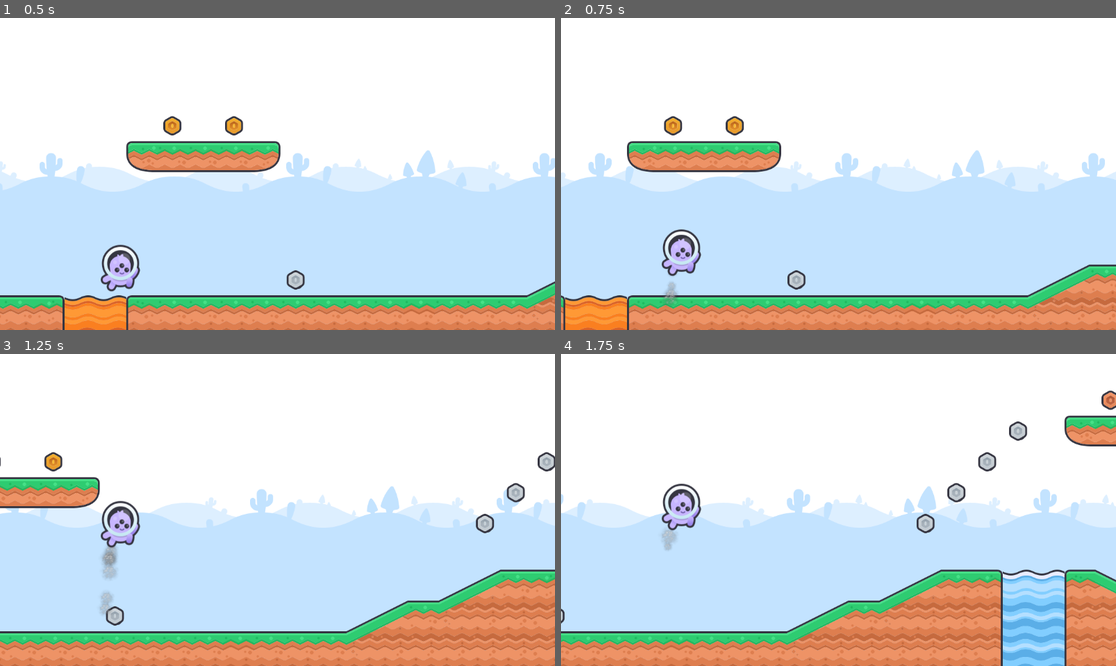
Above: before the commit, frames 1-4 (two rows, left to right).
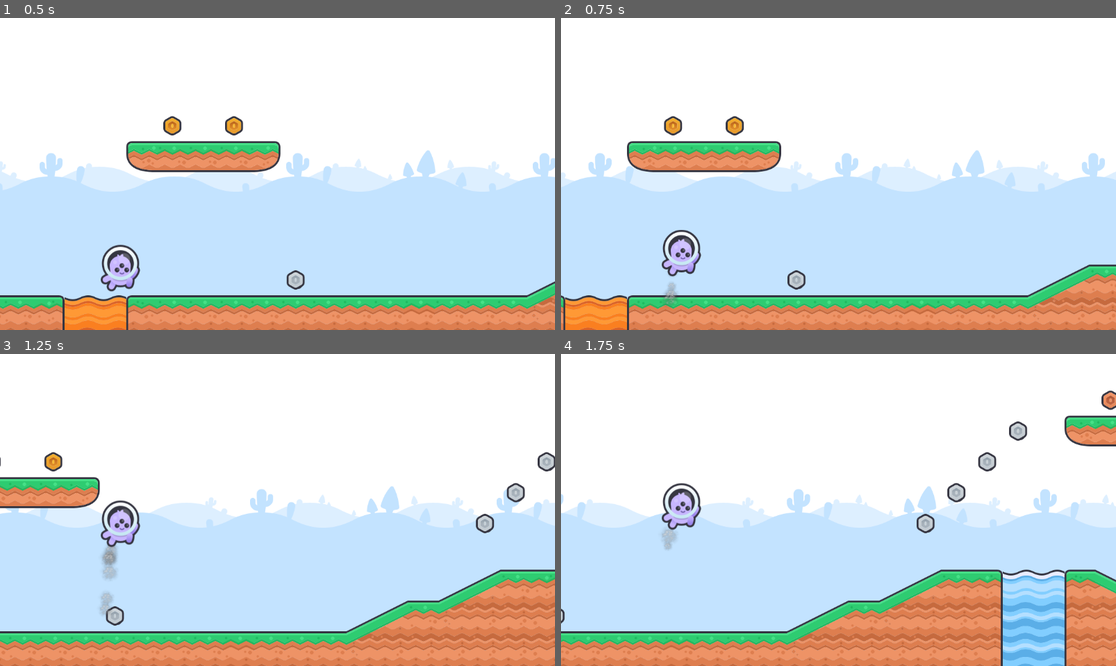
Above: after the commit, the same moments.

Repository: smarthall/20games
Game: Godot game, scene res://infinite_level.tscn
The game is run twice, just before and just after one commit, with the same random seed, the same clock (stepped at 60 frames per second) and the same inputs.
Inputs:
- Up to frame 1 (0.5 s): no input
- Up to frame 2 (0.75 s): hold Space (jetpack) from 0.53 s (still down)
- Up to frame 3 (1.25 s): keep holding Space (jetpack)
- Up to frame 4 (1.75 s): release Space (jetpack) at 1.28 s; tap Space (jetpack) at 1.35 s

Frame 1 is identical in both runs. In frame 2, 0.2% of the frame differs, in the area x 18-26%, y 67-92%; in frame 3, 0.2%, in the area x 18-26%, y 46-68%; in frame 4, 0.2%.

Commit message:
Hazard collision plumbed in, starting on Pickups

Diff:
--- a/jetpack-joyride/infinite_level.gd
+++ b/jetpack-joyride/infinite_level.gd
@@ -33,3 +33,6 @@
 
 func _on_background_tilemap_recycle(tilemap: TileMapLayer) -> void:
 	randomize_background_timemap(tilemap)
+
+func _on_player_hazard_collision() -> void:
+	pass # Replace with function body.
--- a/jetpack-joyride/infinite_level.tscn
+++ b/jetpack-joyride/infinite_level.tscn
@@ -44,15 +44,15 @@
 size = Vector2(1088, 0)
 metadata/_custom_type_script = "uid://cmn87ckekdjtf"
 
-[node name="Terrain" type="TileMapLayer" parent="LevelScroller/ScrollNodeA"]
+[node name="Terrain" type="TileMapLayer" parent="LevelScroller/ScrollNodeA" groups=["Terrain"]]
 tile_map_data = PackedByteArray("AAAAAAkAJQAAAAEAAAABAAkAJQAAAAEAAAACAAkAJQAAAAEAAAADAAkAJQAAAAEAAAAEAAkAJQAAAAEAAAAFAA …(512 unchanged characters)…
 tile_set = ExtResource("4_148f4")
 
-[node name="Hazards" type="TileMapLayer" parent="LevelScroller/ScrollNodeA"]
+[node name="Hazards" type="TileMapLayer" parent="LevelScroller/ScrollNodeA" groups=["Hazards"]]
 tile_map_data = PackedByteArray("AAAGAAkAAQAFAAAAAAAHAAkAAQAFAAAAAAAGAAoAAQAEAAAAAAAHAAoAAQAEAAAAAAA=")
 tile_set = ExtResource("7_r11wh")
 
-[node name="Pickups" type="TileMapLayer" parent="LevelScroller/ScrollNodeA"]
+[node name="Pickups" type="TileMapLayer" parent="LevelScroller/ScrollNodeA" groups=["Pickups"]]
 tile_map_data = PackedByteArray("AAAJAAMAAAABAAAAAAALAAMAAAABAAAAAAANAAgAAAACAAAAAAA=")
 tile_set = ExtResource("8_vkx08")
 
@@ -61,15 +61,15 @@
 size = Vector2(1088, 0)
 metadata/_custom_type_script = "uid://cmn87ckekdjtf"
 
-[node name="Terrain" type="TileMapLayer" parent="LevelScroller/ScrollNodeB"]
+[node name="Terrain" type="TileMapLayer" parent="LevelScroller/ScrollNodeB" groups=["Terrain"]]
 tile_map_data = PackedByteArray("AAAAAAkAJQAAAAEAAAABAAkAJQAAAAEAAAACAAkAJQAAAAEAAAADAAkAJQAAAAEAAAAEAAkAJQAFAAEAABAFAA …(800 unchanged characters)…
 tile_set = ExtResource("4_148f4")
 
-[node name="Hazards" type="TileMapLayer" parent="LevelScroller/ScrollNodeB"]
+[node name="Hazards" type="TileMapLayer" parent="LevelScroller/ScrollNodeB" groups=["Hazards"]]
 tile_map_data = PackedByteArray("AAALAAcAAQACAAIAAAAMAAcAAQACAAIAAAALAAgAAQABAAIAAAALAAkAAQABAAIAAAALAAoAAQABAAIAAAAMAAoAAQABAAIAAAAMAAkAAQABAAIAAAAMAAgAAQABAAIAAAA=")
 tile_set = ExtResource("7_r11wh")
 
-[node name="Pickups" type="TileMapLayer" parent="LevelScroller/ScrollNodeB"]
+[node name="Pickups" type="TileMapLayer" parent="LevelScroller/ScrollNodeB" groups=["Pickups"]]
 tile_map_data = PackedByteArray("AAAOAAEAAAAAAAAAAAALAAIAAAACAAAAAAAKAAMAAAACAAAAAAAJAAQAAAACAAAAAAAIAAUAAAACAAAAAAA=")
 tile_set = ExtResource("8_vkx08")
 
@@ -89,3 +89,4 @@
 shape = SubResource("RectangleShape2D_fqwvg")
 
 [connection signal="tilemap_recycle" from="Background" to="." method="_on_background_tilemap_recycle"]
+[connection signal="hazard_collision" from="Player" to="." method="_on_player_hazard_collision"]
--- a/jetpack-joyride/player.gd
+++ b/jetpack-joyride/player.gd
@@ -1,5 +1,7 @@
 extends CharacterBody2D
 class_name Player
+
+signal hazard_collision
 
 @onready var exhaust: CPUParticles2D = $Exhaust
 @onready var sprite: AnimatedSprite2D = $Sprite
@@ -29,6 +31,7 @@
 
 	velocity.y = clamp(velocity.y, -TERMINAL_VELOCITY, TERMINAL_VELOCITY)
 
+	# Bounce back to X = 250
 	var x_distance_offset = position.x - X_LOCATION
 	if abs(x_distance_offset) > X_LOCATION_DEAD_ZONE:
 		if x_distance_offset > 0:
@@ -39,3 +42,19 @@
 		velocity.x = 0
 
 	move_and_slide()
+
+	for i in get_slide_collision_count():
+		var collision = get_slide_collision(i)
+		var collider = collision.get_collider()
+
+		if collider.is_in_group("Hazards"):
+			handle_hazard_collision(collision)
+
+func handle_hazard_collision(_collision: KinematicCollision2D) -> void:
+	hazard_collision.emit()
+
+func handle_pickup_collision(collision: KinematicCollision2D) -> void:
+	print("Player collided with pickup: ", collision.get_collider().name)
+
+func _on_collector_body_entered(body: Node2D) -> void:
+	print("Player entered collector: ", body.name)
--- a/jetpack-joyride/player.tscn
+++ b/jetpack-joyride/player.tscn
@@ -29,8 +29,12 @@
 }]
 
 [sub_resource type="CapsuleShape2D" id="CapsuleShape2D_fqwvg"]
-radius = 31.79
-height = 96.98
+radius = 32.0
+height = 95.0
+
+[sub_resource type="CapsuleShape2D" id="CapsuleShape2D_sweqy"]
+radius = 32.0
+height = 95.0
 
 [node name="Player" type="CharacterBody2D"]
 collision_layer = 4
@@ -55,5 +59,14 @@
 sprite_frames = SubResource("SpriteFrames_i3pqv")
 
 [node name="Collision" type="CollisionShape2D" parent="."]
-position = Vector2(0, 11.89)
+position = Vector2(0, 12)
 shape = SubResource("CapsuleShape2D_fqwvg")
+
+[node name="Collector" type="Area2D" parent="."]
+position = Vector2(0, 12)
+collision_mask = 8
+
+[node name="CollisionShape2D" type="CollisionShape2D" parent="Collector"]
+shape = SubResource("CapsuleShape2D_sweqy")
+
+[connection signal="body_entered" from="Collector" to="." method="_on_collector_body_entered"]
--- a/jetpack-joyride/project.godot
+++ b/jetpack-joyride/project.godot
@@ -19,6 +19,12 @@
 
 window/size/resizable=false
 
+[global_group]
+
+Terrain="Objects representing terrain"
+Hazards="Objects representing hazards the player should not touch."
+Pickups="Objects that the player can pick up"
+
 [input]
 
 jetpack={
Not shown: 1 places in jetpack-joyride/player.tscn that only renumber resources
